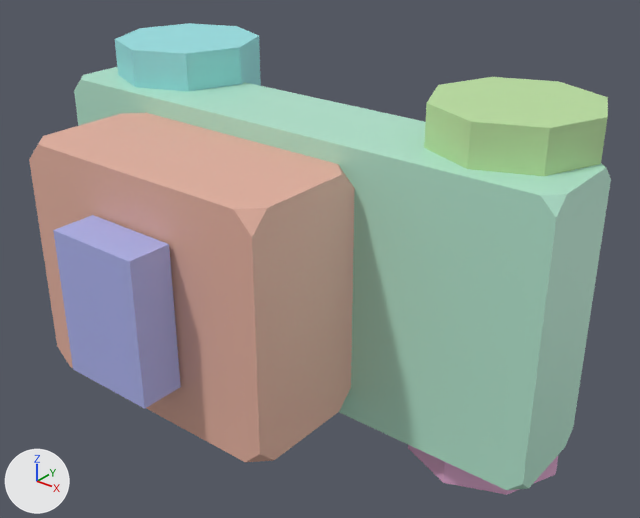
An edit to the glTF model public/studio/v2.15.0/d_policecar/model.glb, drawn before and after from the same camera.
Before and after are seen from a camera (50 mm lens) standing at (3.69, -4.44, 2.69) and looking at (0.26, -0.15, 0.03). The axes (+X, +Y, +Z) are drawn at lower left. The lights are the same throughout. The picture after the commit comes second. Where no turn or scale is listed for an object, it has been applied to the vertices.

The older version as bpy lines, for what is in view:
```python
me_geometry_0 = bpy.data.meshes.new('geometry_0')
me_geometry_0.from_pydata(...)  # 24 vertices, 44 faces; spans x -2.0..2.0, y -0.36..0.36, z -0.98..0.98
me_geometry_0.materials.append(mat_defaultmaterial)
me_geometry_1 = bpy.data.meshes.new('geometry_1')
me_geometry_1.from_pydata(...)  # 24 vertices, 44 faces; spans x -1.3..0.7, y -1.28..-0.36, z -0.85..0.85
me_geometry_1.materials.append(mat_defaultmaterial_001)
me_geometry_2 = bpy.data.meshes.new('geometry_2')
me_geometry_2.from_pydata(...)  # a box spanning x -0.65..0.05, y -1.6..-1.3, z -0.5..0.5
me_geometry_2.materials.append(mat_defaultmaterial_002)
me_geometry_3 = bpy.data.meshes.new('geometry_3')
me_geometry_3.from_pydata(...)  # an 8-sided cylinder along z spanning x 0.85..1.95, y -0.25..0.85, z 0.85..1.25
me_geometry_3.materials.append(mat_defaultmaterial_003)
me_geometry_4 = bpy.data.meshes.new('geometry_4')
me_geometry_4.from_pydata(...)  # an 8-sided cylinder along z spanning x 0.85..1.95, y -0.25..0.85, z -1.25..-0.85
me_geometry_4.materials.append(mat_defaultmaterial_004)
me_geometry_5 = bpy.data.meshes.new('geometry_5')
me_geometry_5.from_pydata(...)  # an 8-sided cylinder along z spanning x -1.95..-0.85, y -0.25..0.85, z 0.85..1.25
me_geometry_5.materials.append(mat_defaultmaterial_005)
ob_part0 = bpy.data.objects.new('part0', me_geometry_0)
ob_part0.location = (0.0, 0.0, 0.0)
ob_part1 = bpy.data.objects.new('part1', me_geometry_1)
ob_part1.location = (0.0, 0.0, 0.0)
ob_part2 = bpy.data.objects.new('part2', me_geometry_2)
ob_part2.location = (0.0, 0.0, 0.0)
ob_part3 = bpy.data.objects.new('part3', me_geometry_3)
ob_part3.location = (0.0, 0.0, 0.0)
ob_part4 = bpy.data.objects.new('part4', me_geometry_4)
ob_part4.location = (0.0, 0.0, 0.0)
ob_part5 = bpy.data.objects.new('part5', me_geometry_5)
ob_part5.location = (0.0, 0.0, 0.0)
```
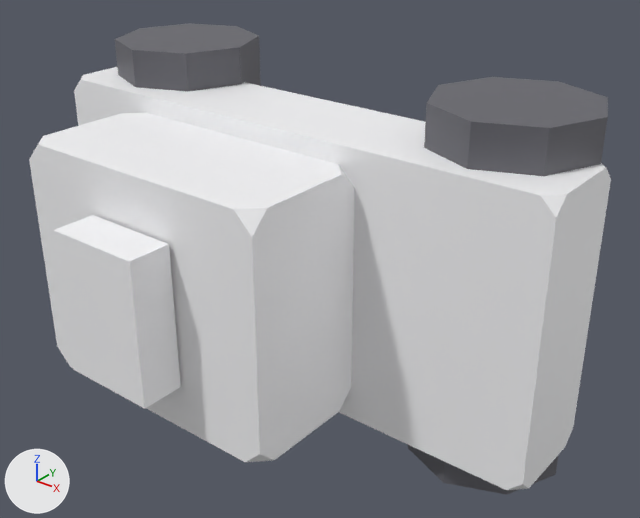
Boxes [x1, y1, x2, y2] around the edits, measured in the pictures (640 x 518 px):
part 1 of me_geometry_0, recoloured (green to white): [74, 67, 611, 490] in both
part 2 of me_geometry_1, recoloured (beige to white): [29, 113, 355, 462] in both
part 3 of me_geometry_2, recoloured (blue to white): [53, 215, 181, 409] in both
part 4 of me_geometry_3, recoloured (green to dark grey): [424, 77, 608, 176] in both
part 5 of me_geometry_4, recoloured (darker): [408, 445, 558, 495] in both
part 6 of me_geometry_5, recoloured (cyan to dark grey): [115, 23, 261, 91] in both

The edits, one by one:
me_geometry_0 has 24 vertices, 44 faces and spans x -2.0..2.0, y -0.36..0.36, z -0.98..0.98.
me_geometry_0 is used by ob_part0; location (0.0, 0.0, 0.0).
me_geometry_0 part 1: 44 faces centred in x -2.0..2.0, y -0.36..0.36, z -0.98..0.98 are repainted in the vertex colours; the middle colour goes from green #b4e7d0 to white #f7f7f9.
me_geometry_1 has 24 vertices, 44 faces and spans x -1.3..0.7, y -1.28..-0.36, z -0.85..0.85.
me_geometry_1 is used by ob_part1; location (0.0, 0.0, 0.0).
me_geometry_1 part 2: 44 faces centred in x -1.3..0.7, y -1.28..-0.36, z -0.85..0.85 are repainted in the vertex colours; the middle colour goes from beige #e6b2a0 to white #f7f7f9.
me_geometry_2 has 8 vertices, 12 faces and spans x -0.65..0.05, y -1.6..-1.3, z -0.5..0.5.
me_geometry_2 is used by ob_part2; location (0.0, 0.0, 0.0).
me_geometry_2 part 3: 12 faces centred in x -0.65..0.05, y -1.6..-1.3, z -0.5..0.5 are repainted in the vertex colours; the middle colour goes from blue #adb3ec to white #f7f7f9.
me_geometry_3 has 18 vertices, 32 faces and spans x 0.85..1.95, y -0.25..0.85, z 0.85..1.25.
me_geometry_3 is used by ob_part3; location (0.0, 0.0, 0.0).
me_geometry_3 part 4: 32 faces centred in x 0.904..1.896, y -0.196..0.796, z 0.85..1.25 are repainted in the vertex colours; the middle colour goes from green #bee3a3 to dark grey #65656c.
me_geometry_4 has 18 vertices, 32 faces and spans x 0.85..1.95, y -0.25..0.85, z -1.25..-0.85.
me_geometry_4 is used by ob_part4; location (0.0, 0.0, 0.0).
me_geometry_4 part 5: 32 faces centred in x 0.904..1.896, y -0.196..0.796, z -1.25..-0.85 are repainted in the vertex colours; the middle colour goes from pink #e9b1d8 to dark grey #65656c.
me_geometry_5 has 18 vertices, 32 faces and spans x -1.95..-0.85, y -0.25..0.85, z 0.85..1.25.
me_geometry_5 is used by ob_part5; location (0.0, 0.0, 0.0).
me_geometry_5 part 6: 32 faces centred in x -1.896..-0.904, y -0.196..0.796, z 0.85..1.25 are repainted in the vertex colours; the middle colour goes from cyan #9be5e8 to dark grey #65656c.
